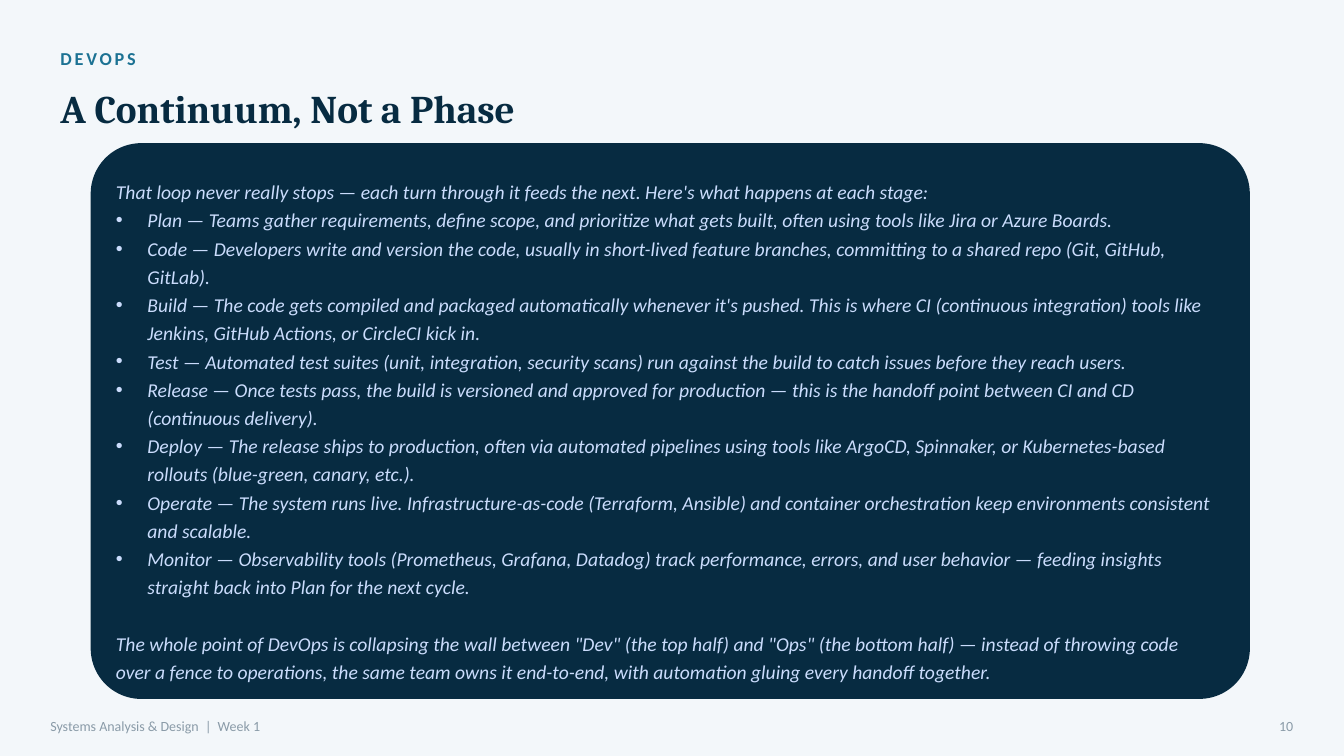
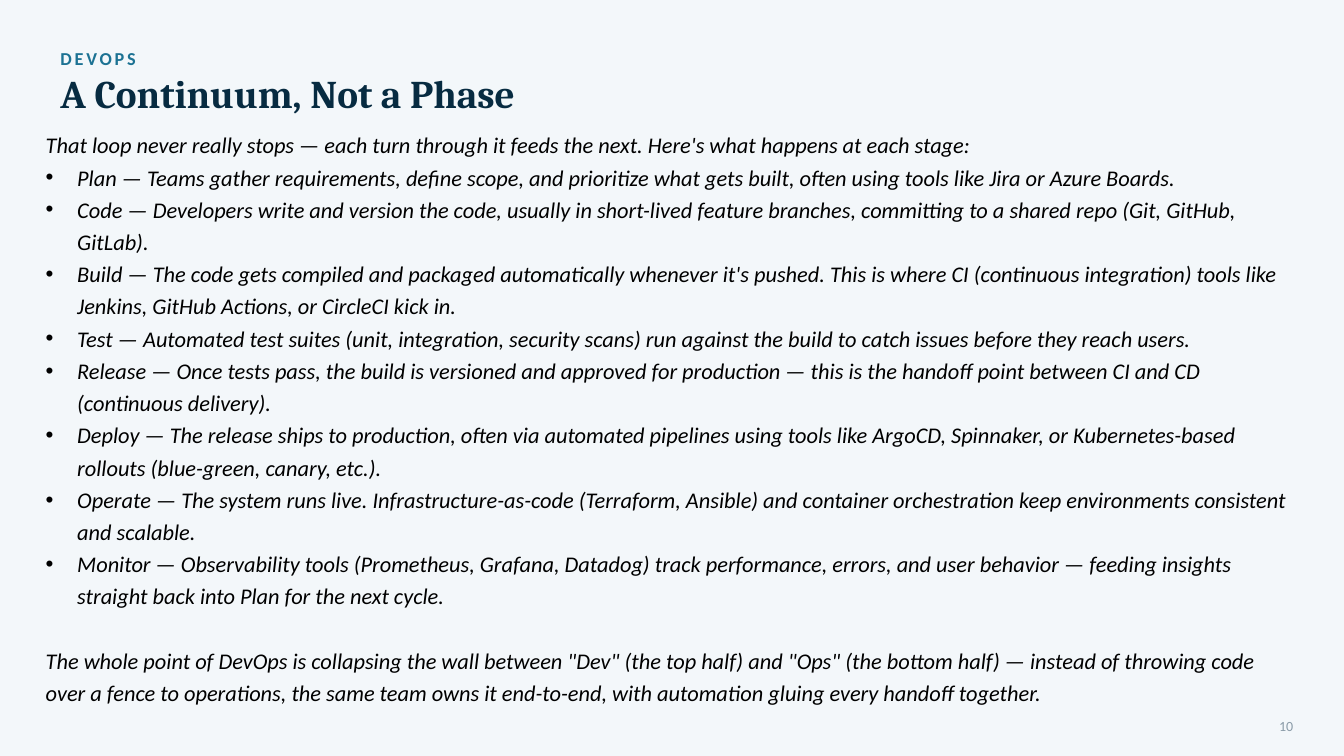
Before and after one commit to shakiliitju/Masters-in-IT, a slide deck: slide 10 of Chapter One 1448/IT 611_Advanced Information Systems Analysis and Design/Lectute Slides/Week1_SystemsAnalysisDesign.pptx. Drawn at 1344x756 pixels with LibreOffice and Linux fonts; fonts in the diff are those of the drawing. Boxes give left, top, right and bottom in pixels: in the first picture for what was removed or moved away, otherwise in the second. Text is boxed around its words. In the diff, an @@ line names an element or a change of style, - is before the commit and + after.

Commit message:
Update IT course lecture materials
Added updated lecture slide PDFs and PowerPoint files for IT 611 Systems Analysis and Design and IT 641 Data Management and Governance, including new Week 1 and revised chapter materials. Removed older ER/SQL lecture files that were superseded by the refreshed course content.

```diff
--- a/Chapter One 1448/IT 611_Advanced Information Systems Analysis and Design/Lectute Slides/Week1_SystemsAnalysisDesign.pptx
+++ b/Chapter One 1448/IT 611_Advanced Information Systems Analysis and Design/Lectute Slides/Week1_SystemsAnalysisDesign.pptx
@@ text "A Continuum, Not a Phase" moved from (x1=60, y1=95, x2=515, y2=128) to (x1=60, y1=80, x2=515, y2=113) @@
@@ text "That loop never really stops ..." moved from (x1=116, y1=185, x2=1210, y2=683) to (x1=46, y1=137, x2=1286, y2=673) @@
@@ text "That loop never really stops ..." at (x1=46, y1=137, x2=1286, y2=673): size 14 to 16 pt, text colour #CADCFC to #000000 @@
@@ rounded rectangle removed at (x1=91, y1=143, x2=1250, y2=699) @@
@@ text removed at (x1=50, y1=721, x2=260, y2=733) @@
-Systems Analysis & Design | Week 1
```
Also in this commit, not shown: 15 other slides changed, 9 other files.
